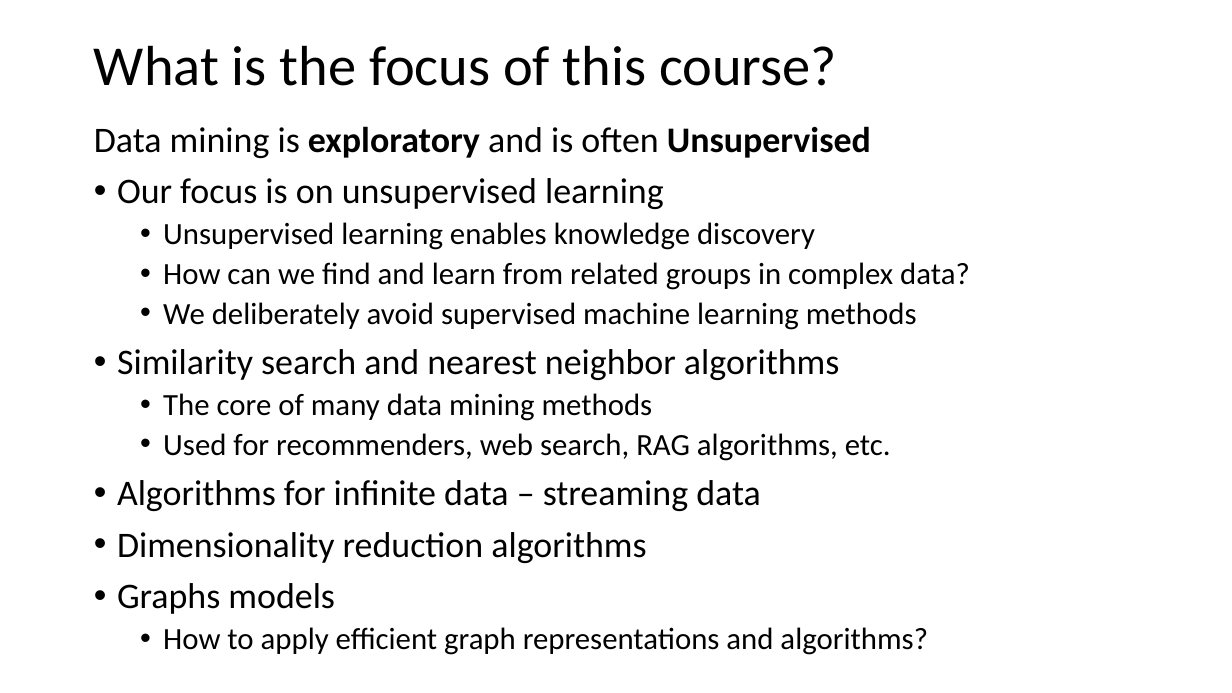
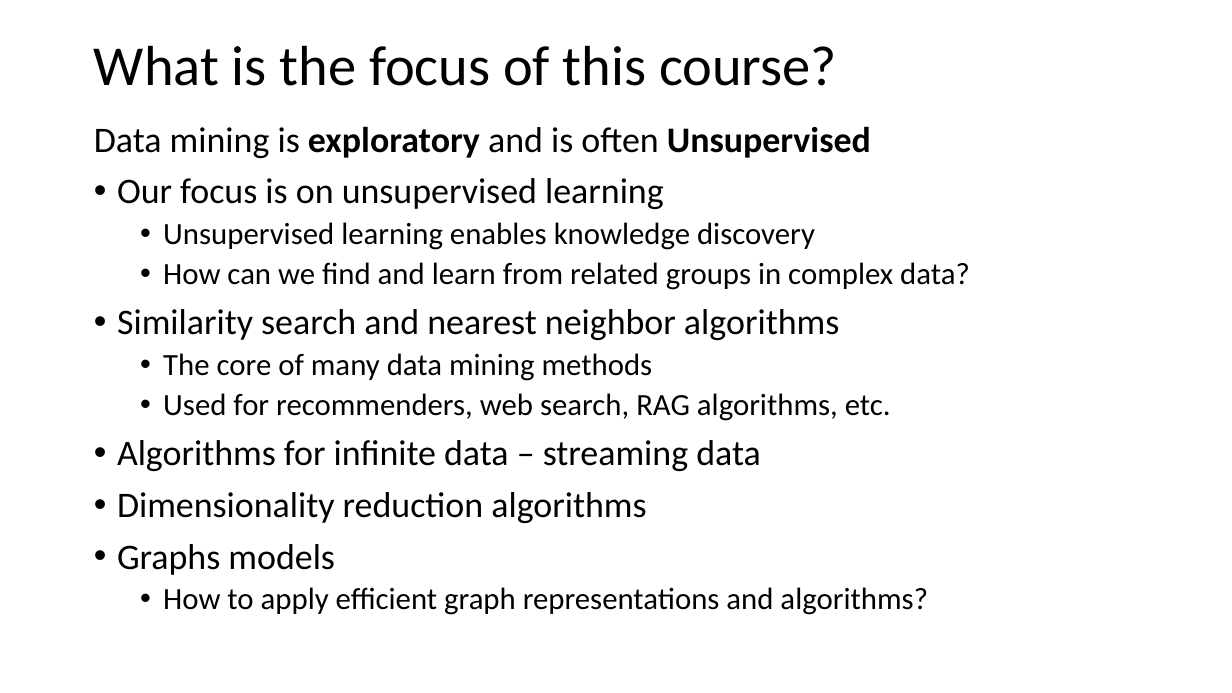
Before and after one commit to tenevian/Harvard-SSP-Data-Mining, a slide deck: slide 12 of slides/1_Introduction.pptx. Drawn at 1232x693 pixels with LibreOffice and Linux fonts; fonts in the diff are those of the drawing. Boxes give left, top, right and bottom in pixels: in the first picture for what was removed or moved away, otherwise in the second. Text is boxed around its words. In the diff, an @@ line names an element or a change of style, - is before the commit and + after.

```diff
--- a/slides/1_Introduction.pptx
+++ b/slides/1_Introduction.pptx
@@ text at (163, 302, 917, 330): paragraph removed @@
-  • We deliberately avoid supervised machine learning methods
```
Also in this commit, not shown: 8 other slides changed, 2 slides added.
